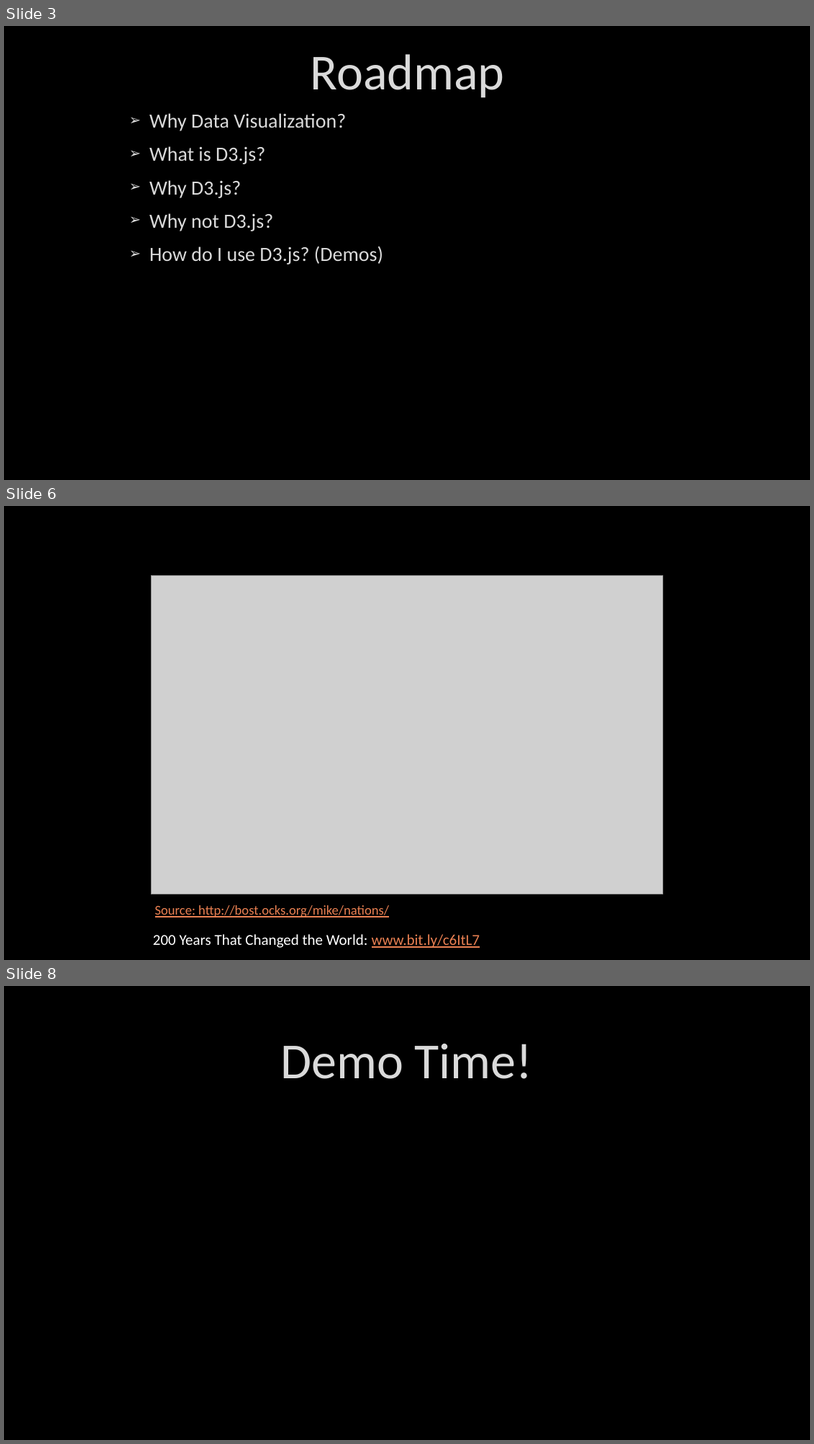
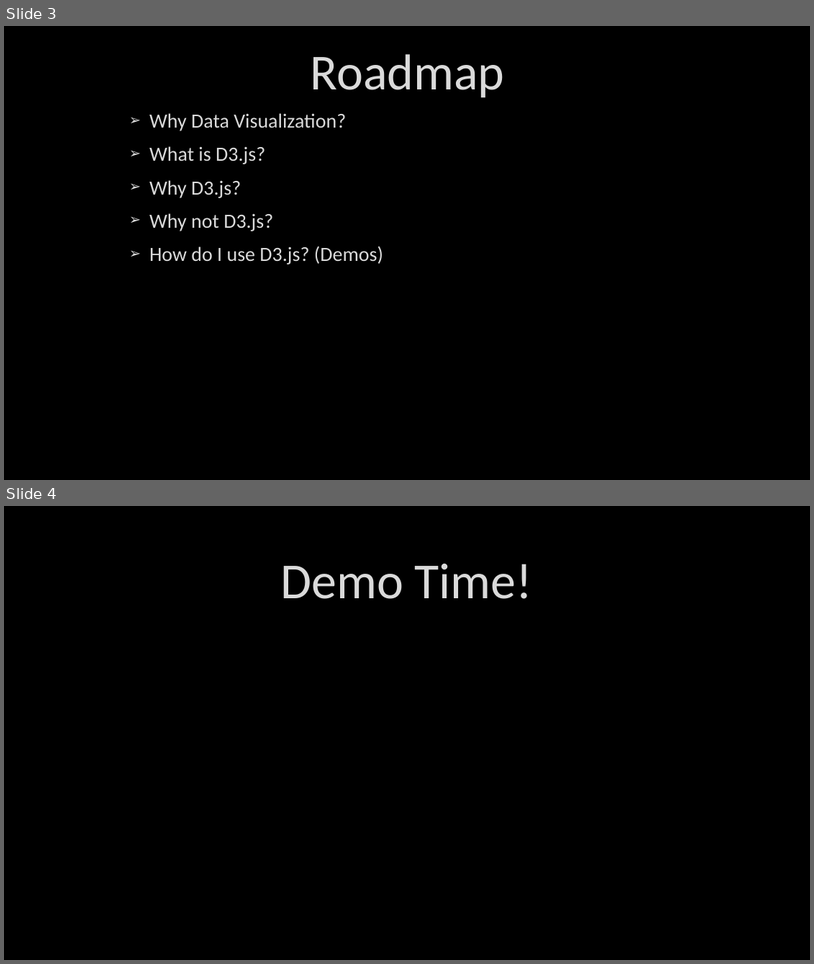
Before and after one commit to DustinEwers/D3-js-Demos, a slide deck: slides/d3.pptx. Shown one above the other, each under a label of ours: slides 3, 6 and 8 before the commit, slides 3 and 4 after it; the slides between them are not shown. The pictures are 814x1444 and 814x964 pixels, drawn with LibreOffice and Linux fonts; fonts in the diff are those of the drawing; grey boxes stand for pictures; background and template pictures are left out. Boxes give left, top, right and bottom in pixels: in the first picture for what was removed or moved away, otherwise in the second. Text is boxed around its words. In the diff, an @@ line names an element or a change of style, - is before the commit and + after.

```diff
--- a/slides/d3.pptx
+++ b/slides/d3.pptx
@@ slide 6 removed at bbox=[4, 506, 810, 960], background picture (left out) @@
@@ picture removed at bbox=[151, 576, 663, 894] @@
@@ text removed at bbox=[155, 905, 389, 917] @@
-Source: http://bost.ocks.org/mike/nations/
@@ text removed at bbox=[153, 934, 481, 947] @@
-200 Years That Changed the World: www.bit.ly/c6ItL7
@@ what was slide 8 is now slide 4 @@
```
Also in this commit, not shown: 1 slide changed, 3 other slides removed.
